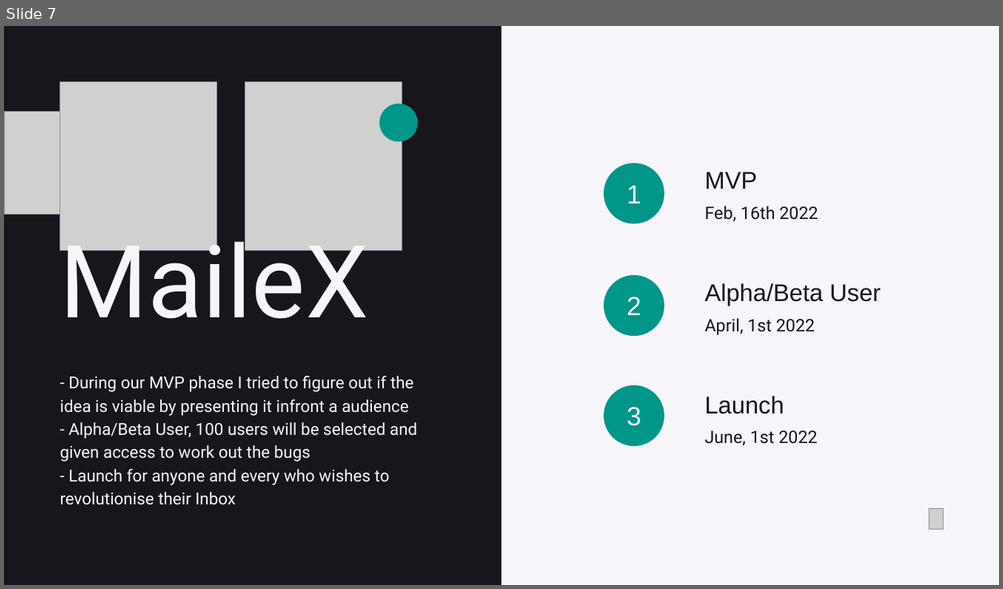
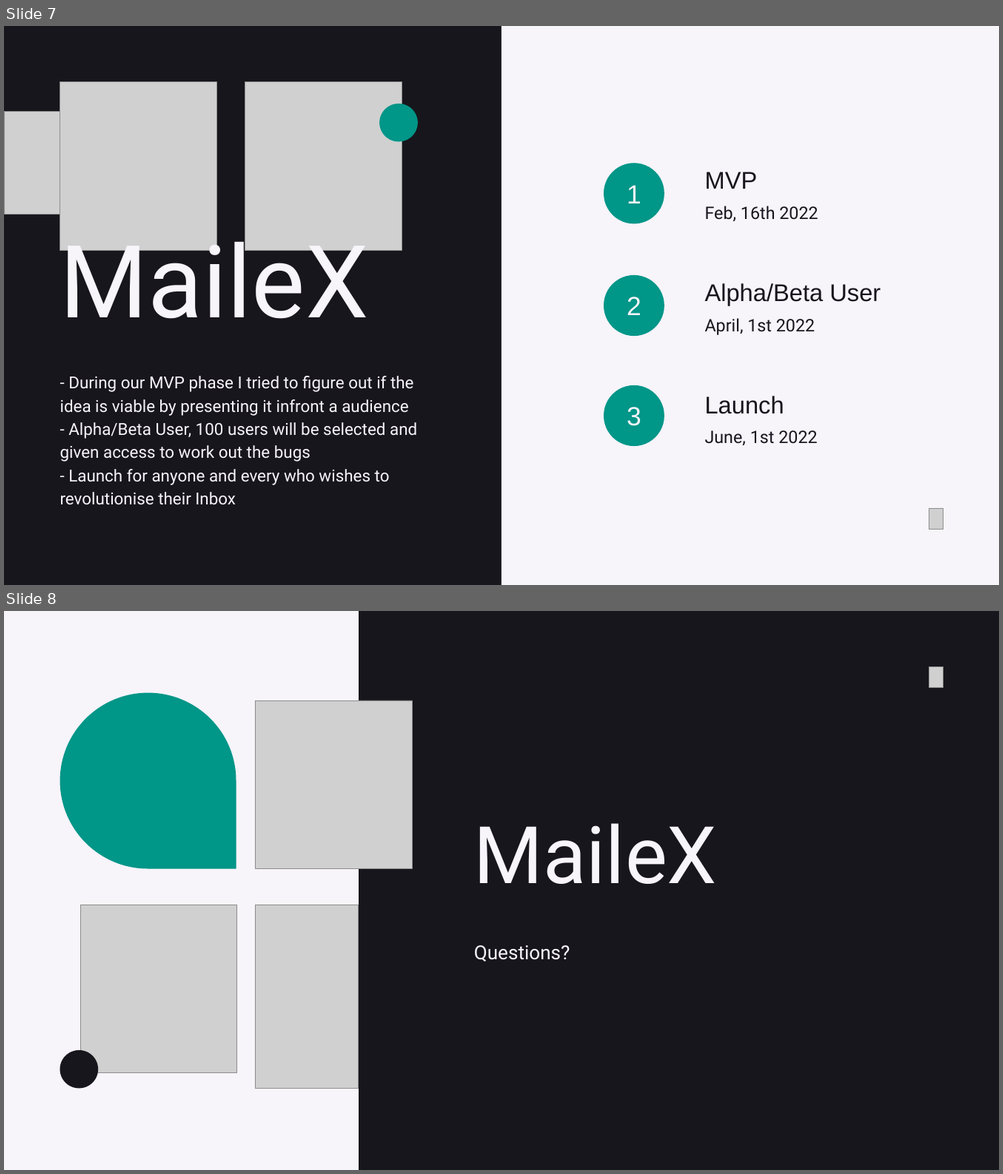
Before and after one commit to alifaizan786-op/MaileX, a slide deck: MaileX.pptx. Shown one above the other, each under a label of ours: slide 7 before the commit, slides 7 and 8 after it. The pictures are 1003x589 and 1003x1174 pixels, drawn with LibreOffice and Linux fonts; fonts in the diff are those of the drawing; grey boxes stand for pictures. Boxes give left, top, right and bottom in pixels: in the first picture for what was removed or moved away, otherwise in the second. Text is boxed around its words. In the diff, an @@ line names an element or a change of style, - is before the commit and + after.

```diff
--- a/MaileX.pptx
+++ b/MaileX.pptx
@@ slide 8 added at bbox=[4, 611, 999, 1170], background #17161C @@
@@ rectangle added at bbox=[4, 611, 358, 1170], fill #F7F4FA @@
@@ picture added at bbox=[928, 667, 942, 687] @@
@@ freeform shape added at bbox=[60, 693, 236, 869], fill #009688 @@
@@ picture added at bbox=[256, 701, 412, 869] @@
@@ text added at bbox=[474, 823, 717, 884], 115 pt, text #F7F4FA @@
+MaileX
@@ picture added at bbox=[80, 905, 237, 1073] @@
@@ picture added at bbox=[256, 905, 358, 1089] @@
@@ text added at bbox=[474, 945, 570, 962], 28 pt, text #F7F4FA @@
+Questions?
@@ freeform shape added at bbox=[59, 1051, 99, 1088], fill #17161C @@
```
Also in this commit, not shown: 1 slide changed, 2 other files.
